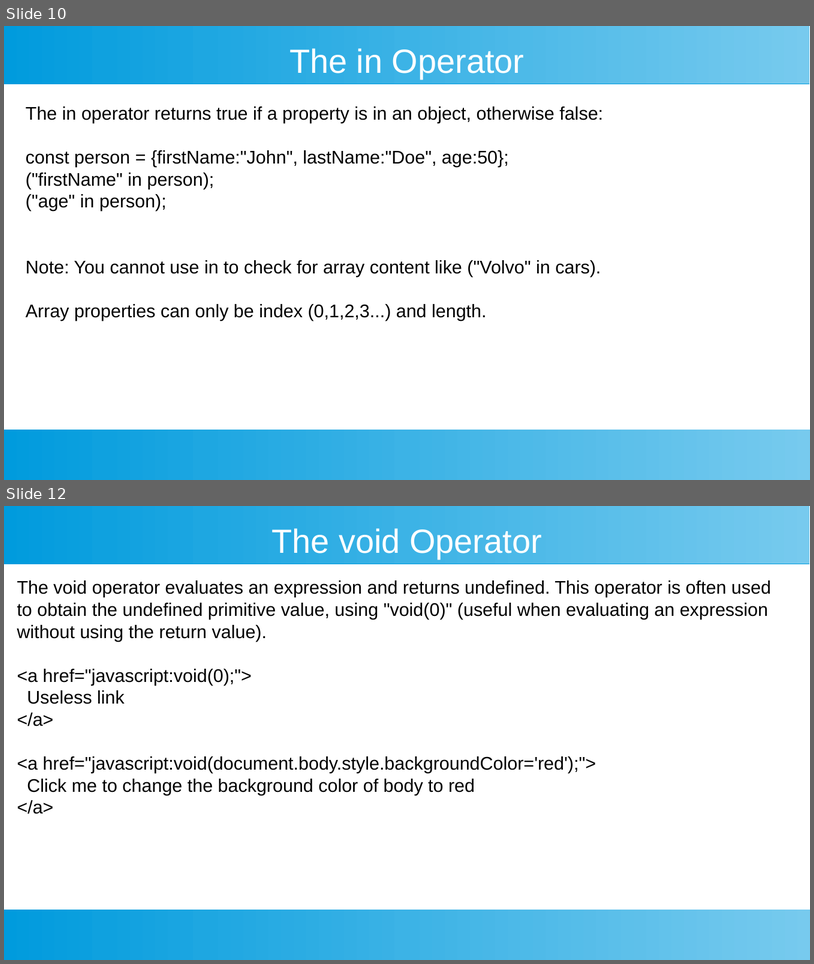
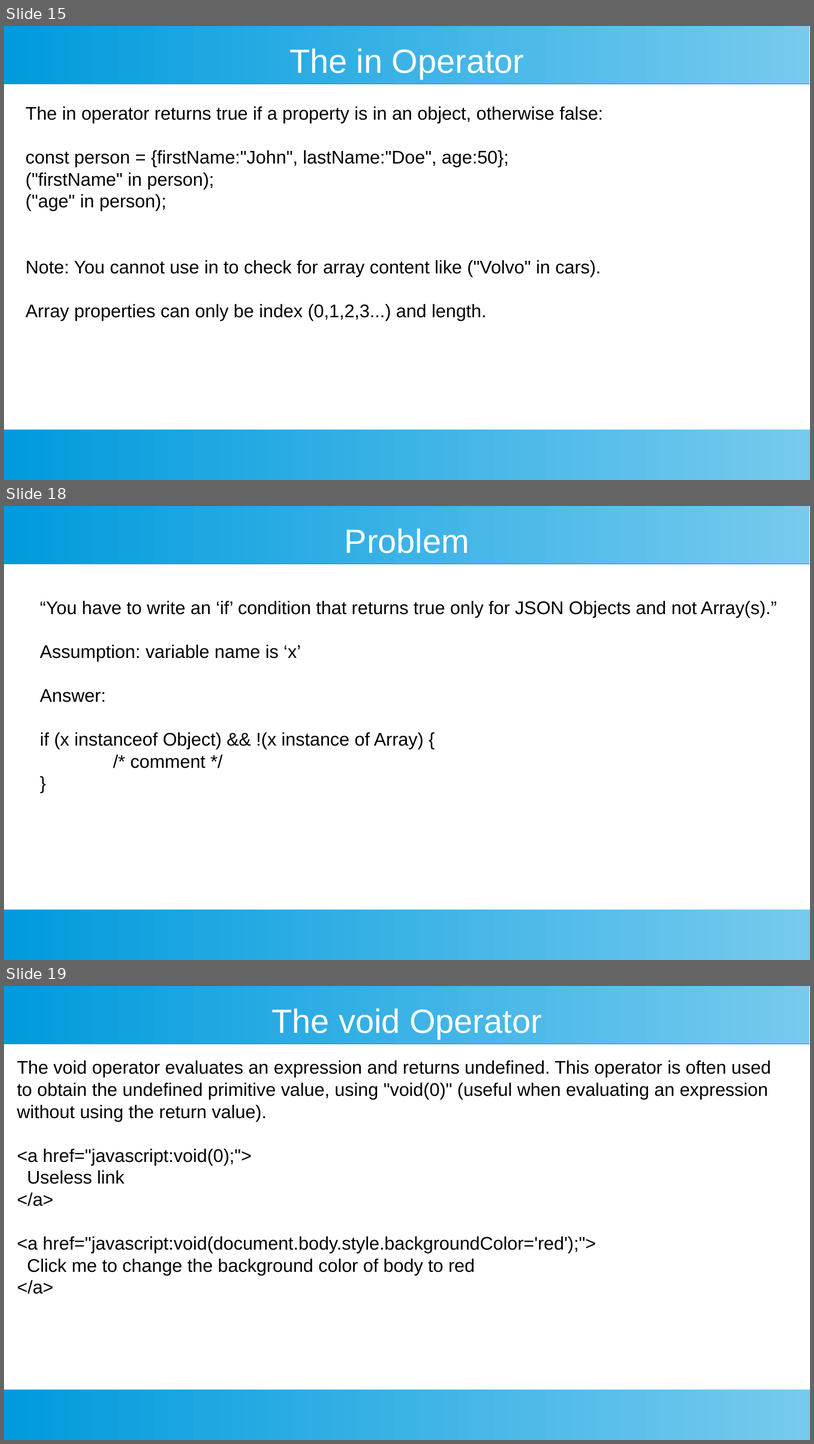
Before and after one commit to ashishjain1547/public_lessons_in_javascript, a slide deck: 3_Operators/special operators.odp. Shown one above the other, each under a label of ours: slides 10 and 12 before the commit, slides 15, 18 and 19 after it; the slides between them are not shown. The pictures are 814x964 and 814x1444 pixels, drawn with LibreOffice and Linux fonts; fonts in the diff are those of the drawing. Boxes give left, top, right and bottom in pixels: in the first picture for what was removed or moved away, otherwise in the second. Text is boxed around its words. In the diff, an @@ line names an element or a change of style, - is before the commit and + after.

```diff
--- a/3_Operators/special operators.odp
+++ b/3_Operators/special operators.odp
@@ slide 18 added at [4,506,810,960], background #FFFFFF; not listed: 2 template elements that a slide beside it also shows @@
@@ title added at [345,528,470,553], 33 pt, text #FFFFFF @@
+Problem
@@ text added at [40,601,777,768], 18 pt, text #000000 @@
+“You have to write an ‘if’ condition that returns true only for JSON Objects and not Array(s).”
+Assumption: variable name is ‘x’
+Answer:
+if (x instanceof Object) && !(x instance of Array) {
+/* comment */
+}
@@ what was slide 10 is now slide 15 @@
@@ what was slide 12 is now slide 19 @@
```
Also in this commit, not shown: 4 slides changed, 7 other slides added, 37 other files.
